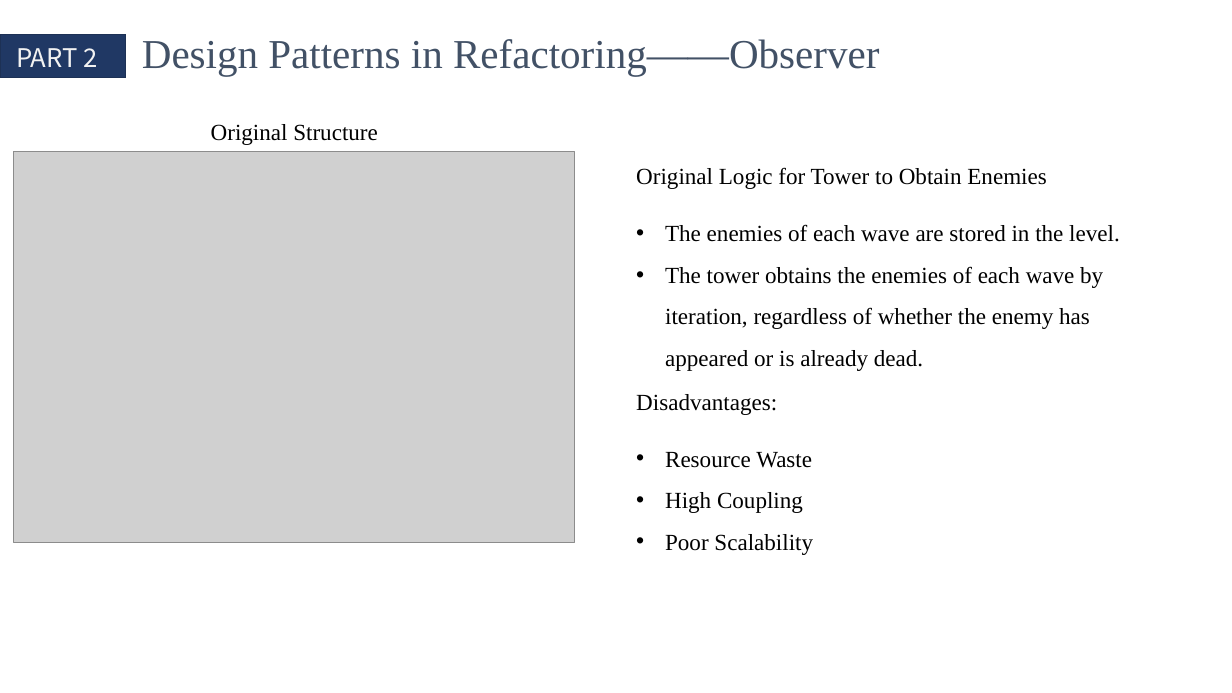
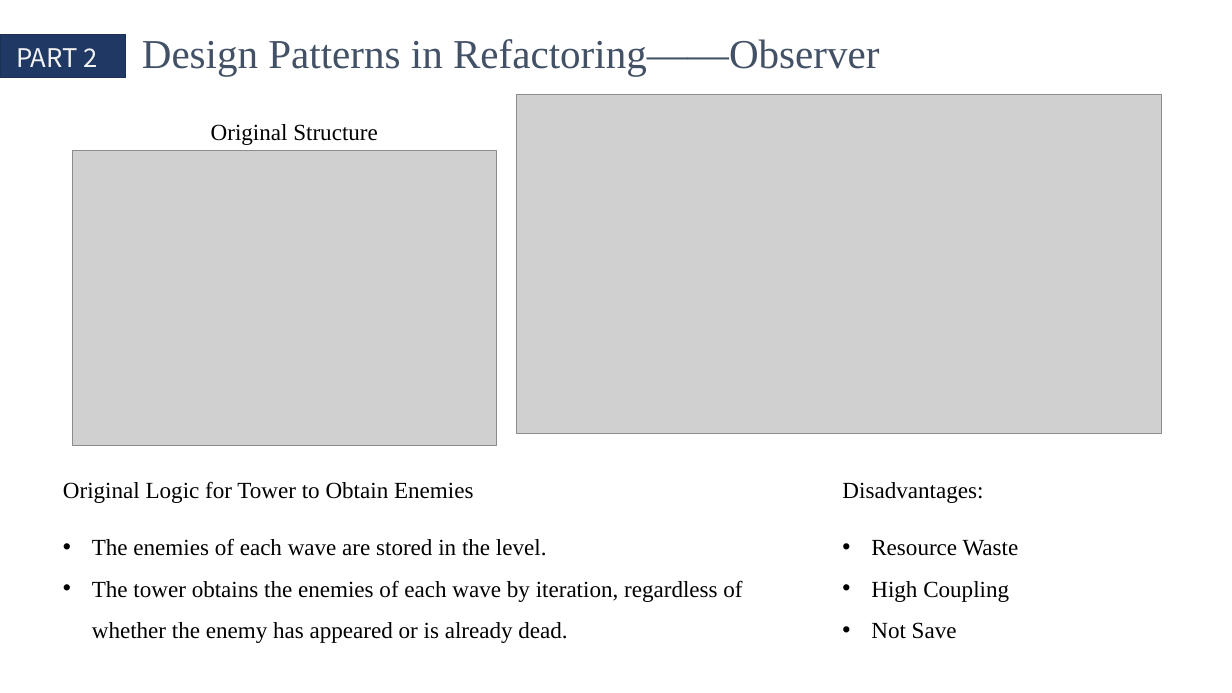
Before and after one commit to QinCheng0928/Cocos2d, a slide deck: slide 7 of 文档/DesignPattern.pptx (slide 11 before the commit). Drawn at 1232x693 pixels with LibreOffice and Linux fonts; fonts in the diff are those of the drawing; grey boxes stand for pictures. Boxes give left, top, right and bottom in pixels: in the first picture for what was removed or moved away, otherwise in the second. Text is boxed around its words. In the diff, an @@ line names an element or a change of style, - is before the commit and + after.

```diff
--- a/文档/DesignPattern.pptx
+++ b/文档/DesignPattern.pptx
@@ picture added at <box>517,94,1162,433</box> @@
@@ picture: place and size @@
-picture at <box>14,152,575,543</box>
+picture at <box>73,151,497,445</box>
@@ text "Original Logic for Tower to ..." rewrapped from <box>636,167,1120,371</box> to <box>63,481,742,643</box> @@
@@ text "Disadvantages:": place and size @@
-text "Disadvantages:" at <box>636,394,813,555</box>
+text "Disadvantages:" at <box>842,482,1019,639</box>
@@ text at <box>871,622,957,639</box>: text changed @@
-• Poor Scalability
+• Not Save
```
Also in this commit, not shown: 6 other slides changed.
